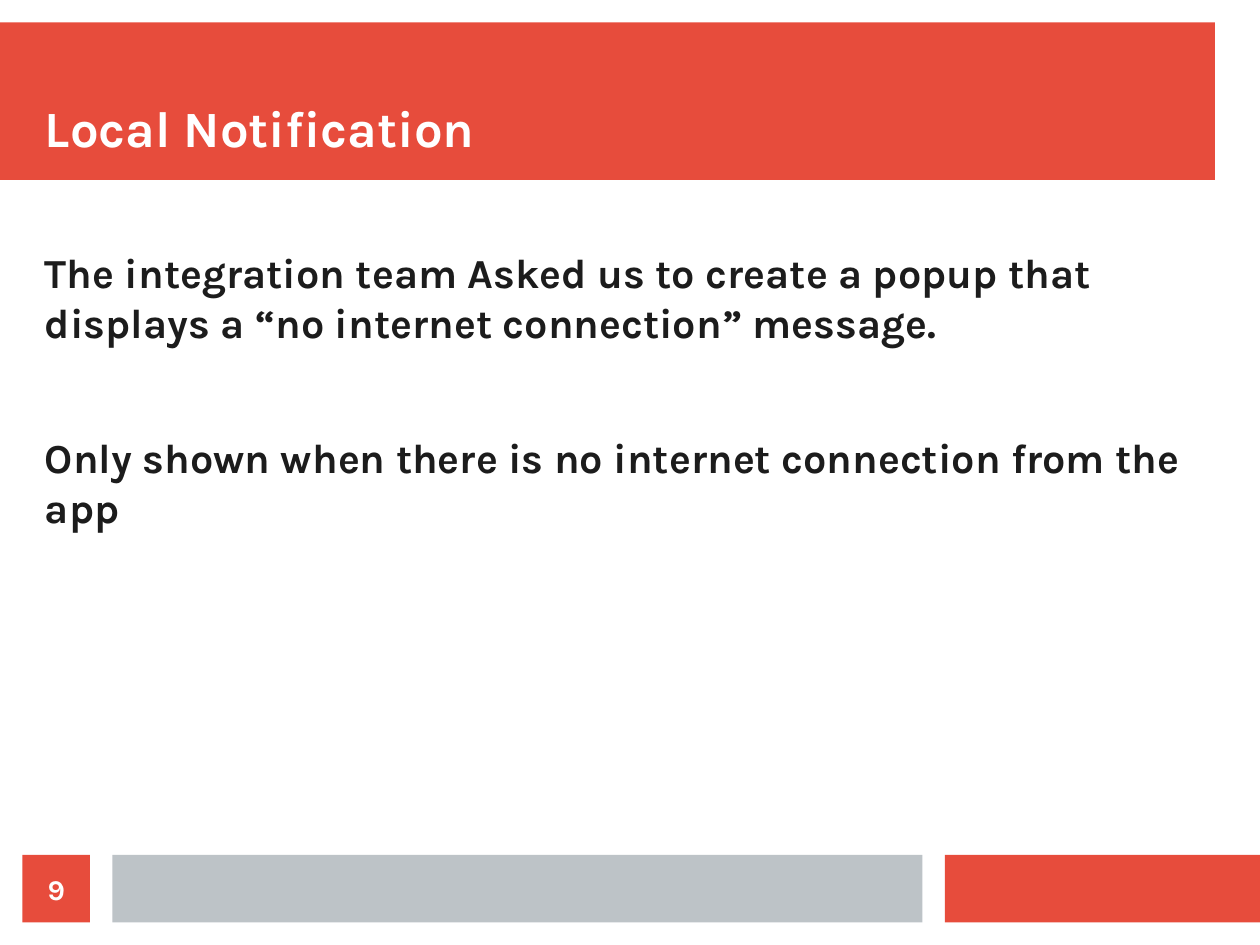
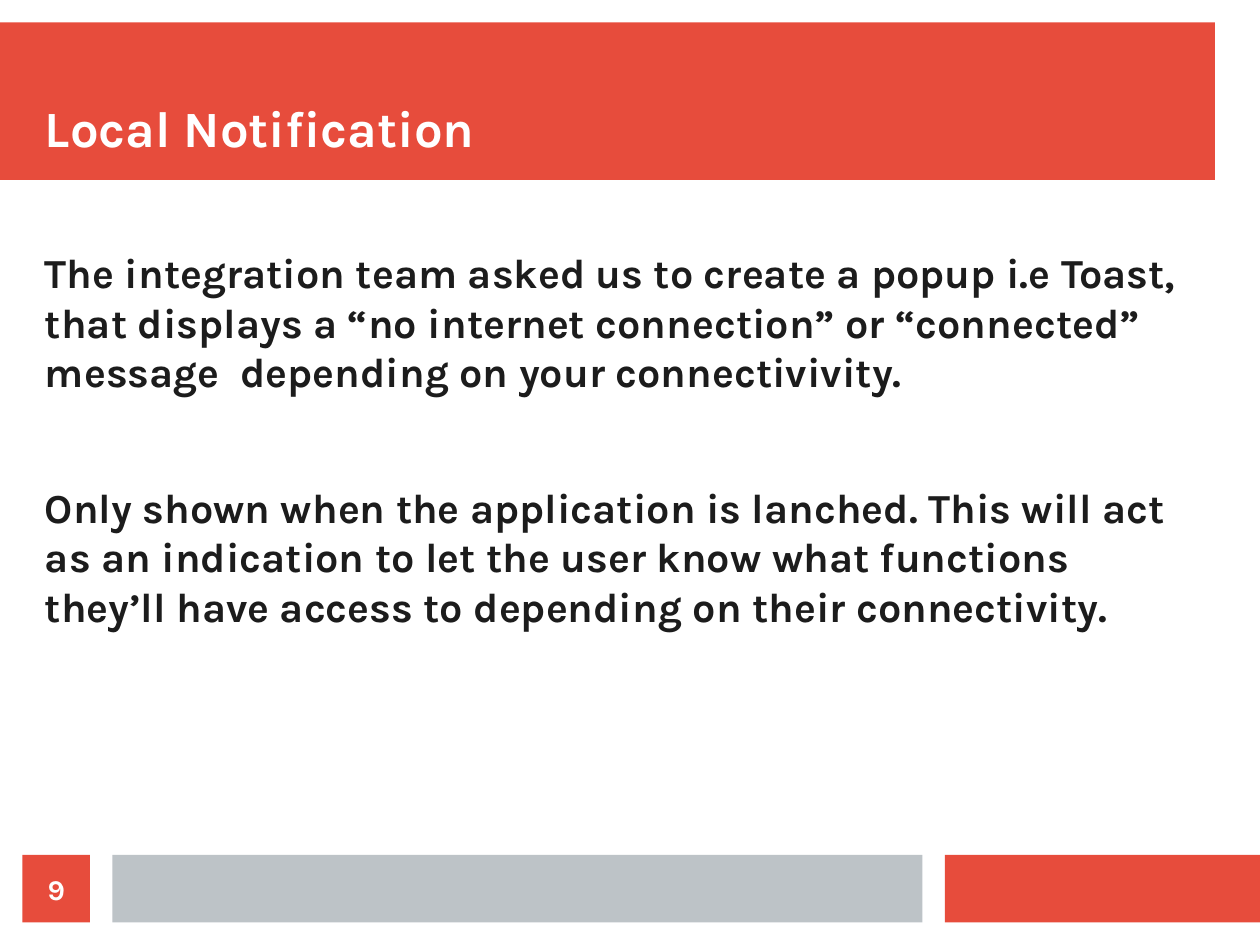
Before and after one commit to TNSelahle/Mouthpiece, a slide deck: slide 9 of Notifications/COS301_Omega_Notifications_Demo2.odp. Drawn at 1260x945 pixels with LibreOffice and Linux fonts; fonts in the diff are those of the drawing. Boxes give left, top, right and bottom in pixels: in the first picture for what was removed or moved away, otherwise in the second. Text is boxed around its words. In the diff, an @@ line names an element or a change of style, - is before the commit and + after.

```diff
--- a/Notifications/COS301_Omega_Notifications_Demo2.odp
+++ b/Notifications/COS301_Omega_Notifications_Demo2.odp
@@ text at (45,258,1175,633): text changed @@
-The integration team Asked us to create a popup that displays a “no internet connection” message.
-Only shown when there is no internet connection from the app
+The integration team asked us to create a popup i.e Toast, that displays a “no internet connection” or “connected” message depending on your connectivivity.
+Only shown when the application is lanched. This will act as an indication to let the user know what functions they’ll have access to depending on their connectivity.
```
Also in this commit, not shown: 2 other slides changed.
